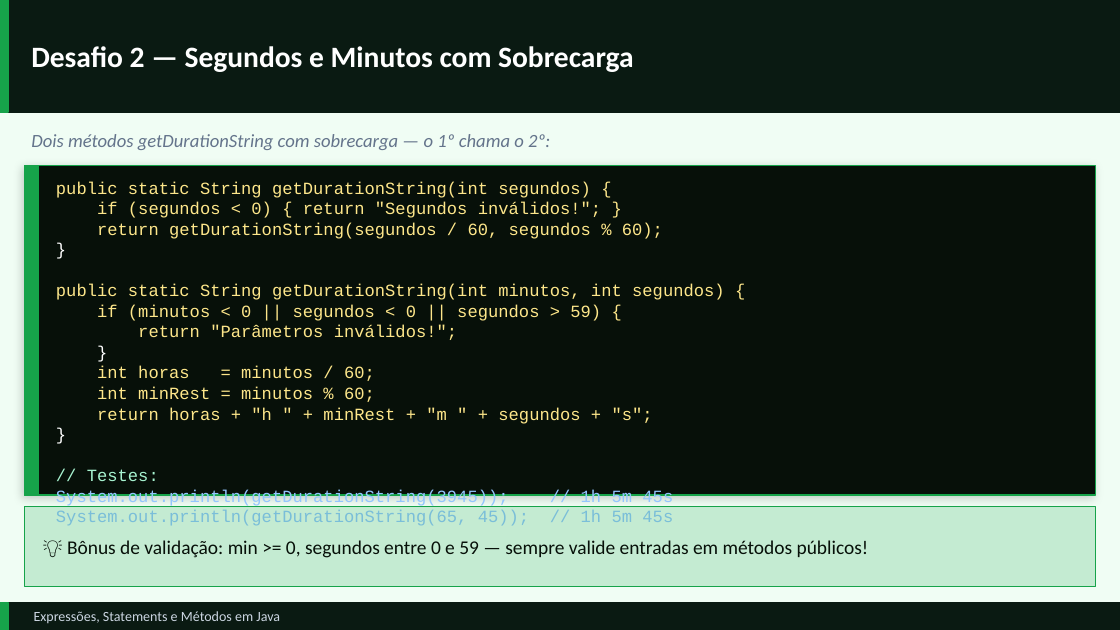
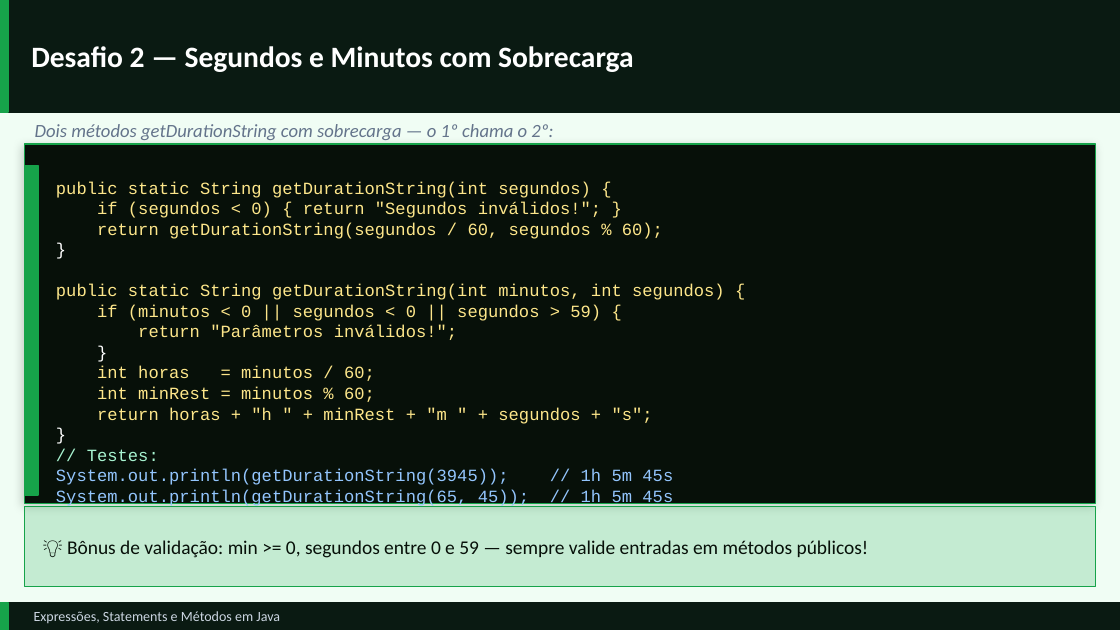
Before and after one commit to GustavoJ-dev/JavaStudiesHub, a slide deck: slide 34 of src/module03/content/Expressoes-Statements-e-Metodos.pptx. Drawn at 1120x630 pixels with LibreOffice and Linux fonts; fonts in the diff are those of the drawing. Boxes give left, top, right and bottom in pixels: in the first picture for what was removed or moved away, otherwise in the second. Text is boxed around its words. In the diff, an @@ line names an element or a change of style, - is before the commit and + after.

```diff
--- a/src/module03/content/Expressoes-Statements-e-Metodos.pptx
+++ b/src/module03/content/Expressoes-Statements-e-Metodos.pptx
@@ text "Dois métodos getDurationString com sobrecarga ...": place and size @@
-text "Dois métodos getDurationString com sobrecarga ..." at [31,134,550,150]
+text "Dois métodos getDurationString com sobrecarga ..." at [35,124,553,140]
@@ rectangle: place and size @@
-rectangle at [25,166,1095,495]
+rectangle at [25,143,1095,503]
@@ text "public static String getDurationString(int segundos) ..." rewrapped from [56,181,725,526] to [56,181,725,507] @@
```
Also in this commit, not shown: 3 other slides changed, 12 other files.
